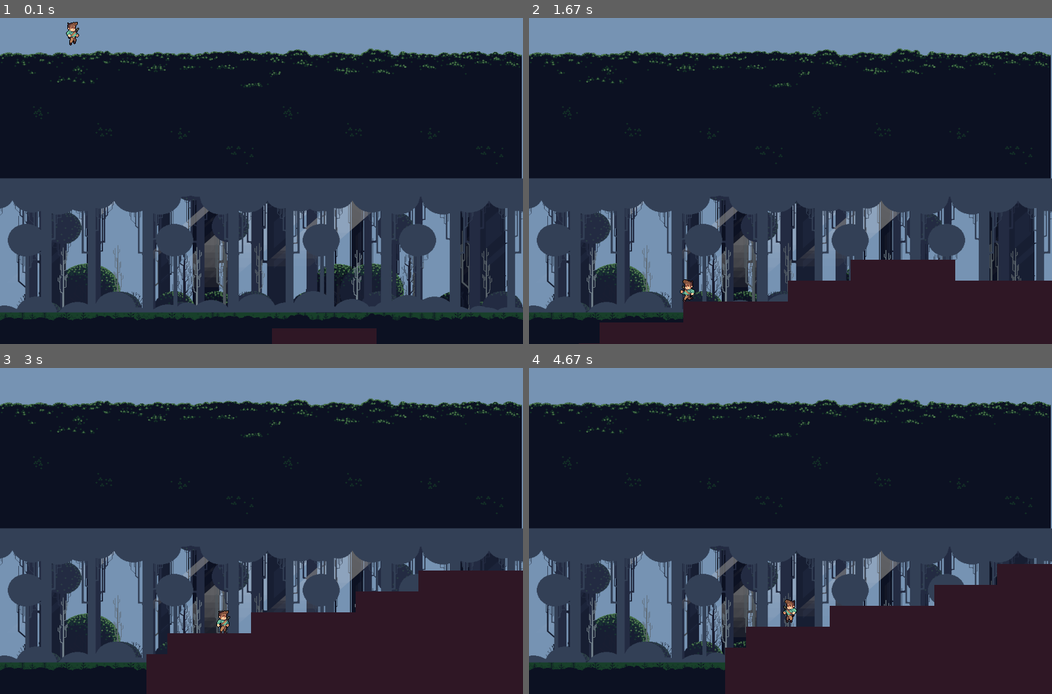
Above: before the commit, frames 1-4 (two rows, left to right).
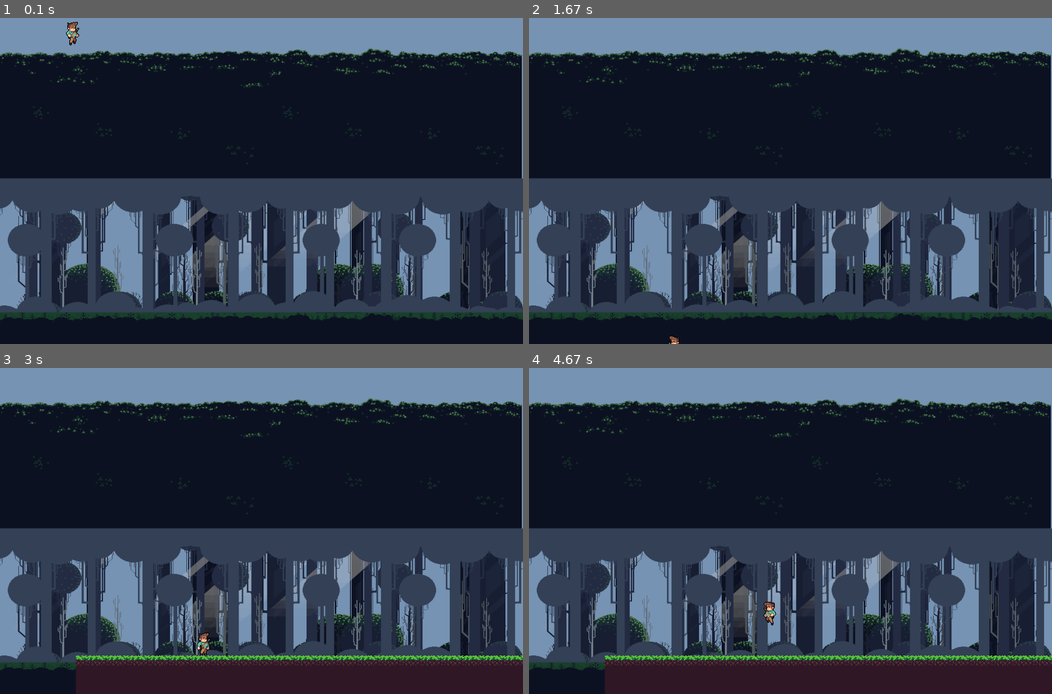
Above: after the commit, the same moments.

Repository: Rtizie/pygamerpg
Game: pygame game, started from main.py
Same seed, same stepped clock (60 frames per second), same inputs: the game is played once before the commit and once after it.
Inputs:
- Up to frame 1 (0.1 s): no input
- Up to frame 2 (1.67 s): hold Right 0.33-0.8 s; hold Right 0.83-1.3 s; hold Left from 1.33 s (still down)
- Up to frame 3 (3 s): release Left at 1.87 s; hold Left 1.9-2.3 s; hold Right 2.33-2.97 s
- Up to frame 4 (4.67 s): hold Left 3-3.47 s; hold Right 3.5-3.97 s; tap Space at 3.57, 3.87, 4.07, 4.37, 4.57 s; hold Right 4-4.47 s; hold Left from 4.5 s (still down)

The runs differ from the first frame. In frame 1, 1.0% of the frame differs, in the area x 52-72%, y 95-100%; in frame 2, 14%, in the area x 9-100%, y 74-100%; in frame 3, 12%; in frame 4, 12%.

Commit message:
Updated tiles

Diff:
--- a/Assets/Maps/untitled.csv
+++ b/Assets/Maps/untitled.csv
@@ -16,10 +16,10 @@
 -1,-1,-1,-1,-1,-1,-1,-1,-1,-1,-1,-1,-1,-1,-1,-1,-1,-1,-1,-1,-1,-1,-1,-1,-1,-1,-1,-1,-1,-1,-1,-1,-1
 -1,-1,-1,-1,-1,-1,-1,-1,-1,-1,-1,-1,-1,-1,-1,-1,-1,-1,-1,-1,-1,-1,-1,-1,-1,-1,-1,-1,-1,-1,-1,-1,-1
 -1,-1,-1,-1,-1,-1,-1,-1,-1,-1,-1,-1,-1,-1,-1,-1,-1,-1,-1,-1,-1,-1,-1,-1,-1,-1,-1,-1,-1,-1,-1,-1,-1
--1,-1,-1,-1,-1,-1,-1,-1,-1,-1,-1,-1,-1,0,1,1,1,1,-1,-1,-1,-1,-1,-1,-1,-1,-1,-1,-1,-1,-1,-1,-1
--1,-1,-1,-1,-1,-1,-1,-1,-1,-1,0,1,1,13,13,13,13,13,1,1,1,1,2,-1,-1,-1,-1,-1,-1,-1,-1,-1,-1
--1,-1,-1,-1,-1,0,1,1,1,1,13,13,13,13,13,13,13,13,13,13,13,13,13,1,1,1,1,1,1,1,1,1,1
--1,1,1,1,1,13,13,13,13,13,13,13,13,13,13,13,13,13,13,13,13,13,13,13,13,13,13,13,13,13,13,13,13
-13,13,13,13,13,13,13,13,13,13,13,13,13,13,13,13,13,13,13,13,13,13,13,13,13,13,13,13,13,13,13,13,13
-13,13,13,13,13,13,13,13,13,13,13,13,13,13,13,13,13,13,13,13,13,13,13,13,13,13,13,13,13,13,13,13,13
-13,13,13,13,13,13,13,13,13,13,13,13,13,13,13,13,13,13,13,13,13,13,13,13,13,13,13,13,13,13,13,13,13
+-1,-1,-1,-1,-1,-1,-1,-1,-1,-1,-1,-1,-1,-1,-1,-1,-1,-1,-1,-1,-1,-1,-1,-1,-1,-1,-1,-1,-1,20,17,17,17
+-1,-1,-1,-1,-1,-1,-1,-1,-1,-1,-1,-1,-1,-1,-1,-1,-1,-1,-1,-1,-1,-1,-1,-1,-1,-1,-1,-1,20,0,0,0,0
+-1,-1,-1,-1,-1,-1,-1,-1,-1,-1,-1,-1,-1,-1,-1,-1,-1,-1,-1,-1,-1,-1,-1,-1,-1,-1,-1,20,0,0,0,0,0
+-1,-1,-1,-1,-1,-1,-1,-1,-1,-1,-1,-1,-1,-1,-1,-1,-1,-1,-1,-1,-1,-1,-1,-1,-1,-1,20,0,0,0,0,0,0
+-1,-1,-1,-1,-1,-1,-1,-1,-1,-1,-1,-1,-1,-1,-1,-1,-1,-1,-1,-1,-1,-1,-1,-1,-1,20,0,0,0,0,0,0,0
+17,17,17,17,17,17,17,17,17,17,17,17,17,17,17,17,17,17,17,17,17,17,17,17,17,0,0,0,0,0,0,0,0
+0,0,0,0,0,0,0,0,0,0,0,0,0,0,0,0,0,0,0,0,0,0,0,0,0,0,0,0,0,0,0,0,0
--- a/map.py
+++ b/map.py
@@ -1,5 +1,3 @@
-from email.policy import default
-import enum
 import os
 import pygame
 
@@ -21,8 +19,12 @@
                         x = col_index * 32
                         y = row_index * 32
                         match val:
-                            case '13':
+                            case '0':
                                 self.tiles.add(Tile((x,y), DIRT))
+                            case '17':
+                                self.tiles.add(Tile((x,y), GRASS_TOP))
+                            case '20':
+                                self.tiles.add(Tile((x,y), GRASS_TOP_LEFT))
                             case _:
                                 self.tiles.add(Tile((x,y),DIRT))
 
@@ -34,10 +36,10 @@
         player_x = player.rect.centerx
         direction_x = player.direction.x
 
-        if player_x < self.screen.get_width() / 2 and direction_x < 0:
+        if player_x < self.screen.get_width() / 4 and direction_x < 0:
             self.world_shift = 4
             player.speed = 0
-        elif player_x > self.screen.get_width() - (self.screen.get_width() / 2) and direction_x > 0:
+        elif player_x > self.screen.get_width() - (self.screen.get_width() / 4) and direction_x > 0:
             self.world_shift = -4
             player.speed = 0
         else:
@@ -49,12 +51,12 @@
         player_y = player.rect.centery
         direction_y = player.direction.y
 
-        if player_y < self.screen.get_height() / 7 and direction_y < 0:
+        if player_y < self.screen.get_height() / 8 and direction_y < 0:
             self.world_shift_y = 5
-            player.speed = 0
-        elif player_y > self.screen.get_height() - (self.screen.get_height() / 7) and direction_y > 0:
+            player.direction.y = 0
+        elif player_y > self.screen.get_height() - (self.screen.get_height() / 8) and direction_y > 0:
             self.world_shift_y = -5
-            player.speed = 0
+            player.direction.y
         else:
             self.world_shift_y = 0
 
--- /dev/null
+++ b/untitled.tmx
@@ -0,0 +1,36 @@
+<?xml version="1.0" encoding="UTF-8"?>
+<map version="1.5" tiledversion="1.7.2" orientation="orthogonal" renderorder="right-down" width="33" height="25" tilewidth="32" tileheight="32" infinite="0" nextlayerid="2" nextobjectid="1">
+ <editorsettings>
+  <export target="Assets/Maps/untitled.csv" format="csv"/>
+ </editorsettings>
+ <tileset firstgid="1" source="../../Tileset.tsx"/>
+ <layer id="1" name="Tile Layer 1" width="33" height="25">
+  <data encoding="csv">
+0,0,0,0,0,0,0,0,0,0,0,0,0,0,0,0,0,0,0,0,0,0,0,0,0,0,0,0,0,0,0,0,0,
+0,0,0,0,0,0,0,0,0,0,0,0,0,0,0,0,0,0,0,0,0,0,0,0,0,0,0,0,0,0,0,0,0,
+0,0,0,0,0,0,0,0,0,0,0,0,0,0,0,0,0,0,0,0,0,0,0,0,0,0,0,0,0,0,0,0,0,
+0,0,0,0,0,0,0,0,0,0,0,0,0,0,0,0,0,0,0,0,0,0,0,0,0,0,0,0,0,0,0,0,0,
+0,0,0,0,0,0,0,0,0,0,0,0,0,0,0,0,0,0,0,0,0,0,0,0,0,0,0,0,0,0,0,0,0,
+0,0,0,0,0,0,0,0,0,0,0,0,0,0,0,0,0,0,0,0,0,0,0,0,0,0,0,0,0,0,0,0,0,
+0,0,0,0,0,0,0,0,0,0,0,0,0,0,0,0,0,0,0,0,0,0,0,0,0,0,0,0,0,0,0,0,0,
+0,0,0,0,0,0,0,0,0,0,0,0,0,0,0,0,0,0,0,0,0,0,0,0,0,0,0,0,0,0,0,0,0,
+0,0,0,0,0,0,0,0,0,0,0,0,0,0,0,0,0,0,0,0,0,0,0,0,0,0,0,0,0,0,0,0,0,
+0,0,0,0,0,0,0,0,0,0,0,0,0,0,0,0,0,0,0,0,0,0,0,0,0,0,0,0,0,0,0,0,0,
+0,0,0,0,0,0,0,0,0,0,0,0,0,0,0,0,0,0,0,0,0,0,0,0,0,0,0,0,0,0,0,0,0,
+0,0,0,0,0,0,0,0,0,0,0,0,0,0,0,0,0,0,0,0,0,0,0,0,0,0,0,0,0,0,0,0,0,
+0,0,0,0,0,0,0,0,0,0,0,0,0,0,0,0,0,0,0,0,0,0,0,0,0,0,0,0,0,0,0,0,0,
+0,0,0,0,0,0,0,0,0,0,0,0,0,0,0,0,0,0,0,0,0,0,0,0,0,0,0,0,0,0,0,0,0,
+0,0,0,0,0,0,0,0,0,0,0,0,0,0,0,0,0,0,0,0,0,0,0,0,0,0,0,0,0,0,0,0,0,
+0,0,0,0,0,0,0,0,0,0,0,0,0,0,0,0,0,0,0,0,0,0,0,0,0,0,0,0,0,0,0,0,0,
+0,0,0,0,0,0,0,0,0,0,0,0,0,0,0,0,0,0,0,0,0,0,0,0,0,0,0,0,0,0,0,0,0,
+0,0,0,0,0,0,0,0,0,0,0,0,0,0,0,0,0,0,0,0,0,0,0,0,0,0,0,0,0,0,0,0,0,
+0,0,0,0,0,0,0,0,0,0,0,0,0,0,0,0,0,0,0,0,0,0,0,0,0,0,0,0,0,21,18,18,18,
+0,0,0,0,0,0,0,0,0,0,0,0,0,0,0,0,0,0,0,0,0,0,0,0,0,0,0,0,21,1,1,1,1,
+0,0,0,0,0,0,0,0,0,0,0,0,0,0,0,0,0,0,0,0,0,0,0,0,0,0,0,21,1,1,1,1,1,
+0,0,0,0,0,0,0,0,0,0,0,0,0,0,0,0,0,0,0,0,0,0,0,0,0,0,21,1,1,1,1,1,1,
+0,0,0,0,0,0,0,0,0,0,0,0,0,0,0,0,0,0,0,0,0,0,0,0,0,21,1,1,1,1,1,1,1,
+18,18,18,18,18,18,18,18,18,18,18,18,18,18,18,18,18,18,18,18,18,18,18,18,18,1,1,1,1,1,1,1,1,
+1,1,1,1,1,1,1,1,1,1,1,1,1,1,1,1,1,1,1,1,1,1,1,1,1,1,1,1,1,1,1,1,1
+</data>
+ </layer>
+</map>
